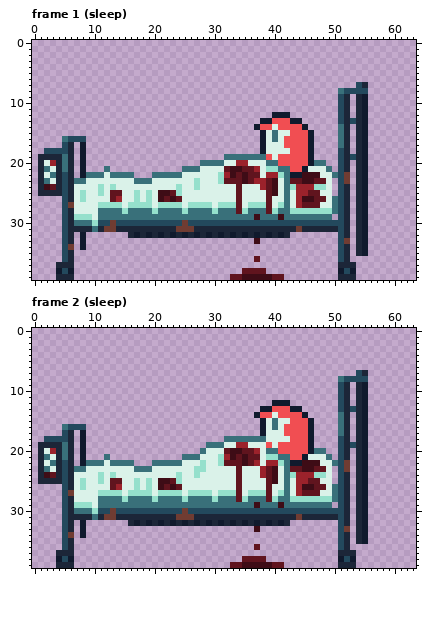
Pixel-art file -- Assets/Animations/Story/MC_WakeUp_Hospital.aseprite. Above: the version before the commit.
64x40 pixels, 17 frames. Shown: frame 1 (sleep), frame 2 (sleep). The commit also changed other frames, which this record leaves out.
The result:
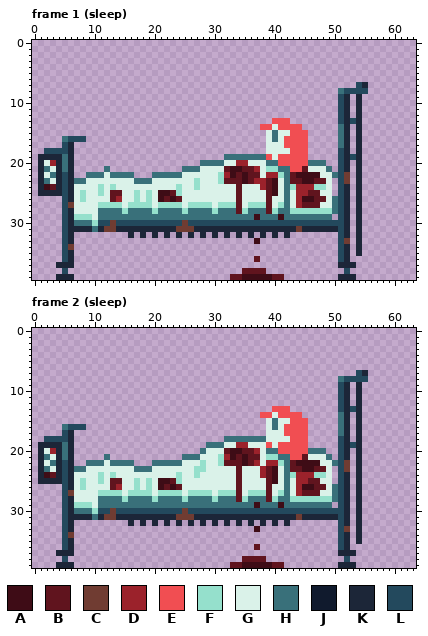
Palette (. is transparent): A #3e0c16  B #60141e  C #703c32  D #9b222b  E #f14e52  F #95e0cc  G #daf2e9  H #39707a  J #101a2d  K #1c2638  L #23495d
From old to new:
Frame 1 (sleep), layers "Bed_Front", "MC", "Bed_Back":
y 9..11: x 55 J -> .
y 12: x 40..42 JJJ -> ...; x 55 J -> .
y 13: x 38..39 JJ -> ..; x 43..44 JJ -> ..; x 55 J -> .
y 14: x 37 J -> .; x 45 J -> .; x 55 J -> .
y 15..16: x 38 J -> .; x 46 J -> .; x 55 J -> .
y 17..18: x 8 J -> .; x 38 J -> .; x 46 J -> .; x 55 J -> .
y 19: x 8 J -> .; x 46 J -> .; x 55 J -> .
y 20: x 8 J -> .; x 46 J -> H; x 55 J -> .
y 21: x 8 J -> .; x 45 J -> B; x 55 J -> .
y 22: x 8 J -> .; x 43..44 JJ -> BA; x 55 J -> .
y 23..31: x 55 J -> .
y 32: x 8 J -> .; x 17 J -> .; x 19 J -> .; x 21 J -> .; x 23 J -> .; x 25 J -> .; x 27 J -> .; x 29 J -> .; x 31 J -> .; x 33 J -> .; x 35 J -> .; x 37 J -> .; x 39 J -> .; x 41 J -> .; x 55 J -> .
y 33..34: x 8 J -> .; x 55 J -> .
y 35: x 55 J -> .
y 38: x 4 J -> .; x 6 J -> .; x 51 J -> .; x 53 J -> .
Frame 2 (sleep), layers "Bed_Front", "MC", "Bed_Back":
y 9..11: x 55 J -> .
y 12: x 40..42 JJJ -> ...; x 55 J -> .
y 13: x 38..39 JJ -> ..; x 43..44 JJ -> ..; x 55 J -> .
y 14: x 37 J -> .; x 45 J -> .; x 55 J -> .
y 15..16: x 38 J -> .; x 46 J -> .; x 55 J -> .
y 17: x 8 J -> .; x 38 J -> .; x 46 J -> .; x 55 J -> .
y 18..19: x 8 J -> .; x 46 J -> .; x 55 J -> .
y 20: x 8 J -> .; x 46 J -> H; x 55 J -> .
y 21: x 8 J -> .; x 45 J -> B; x 55 J -> .
y 22: x 8 J -> .; x 43..44 JJ -> BA; x 55 J -> .
y 23..31: x 55 J -> .
y 32: x 8 J -> .; x 17 J -> .; x 19 J -> .; x 21 J -> .; x 23 J -> .; x 25 J -> .; x 27 J -> .; x 29 J -> .; x 31 J -> .; x 33 J -> .; x 35 J -> .; x 37 J -> .; x 39 J -> .; x 41 J -> .; x 55 J -> .
y 33..34: x 8 J -> .; x 55 J -> .
y 35: x 55 J -> .
y 38: x 4 J -> .; x 6 J -> .; x 51 J -> .; x 53 J -> .
